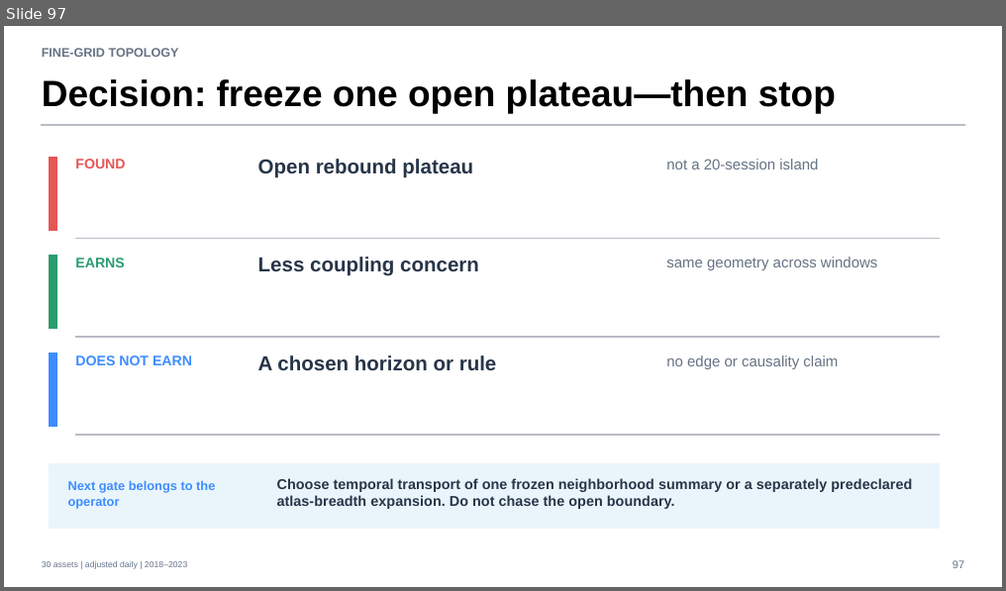
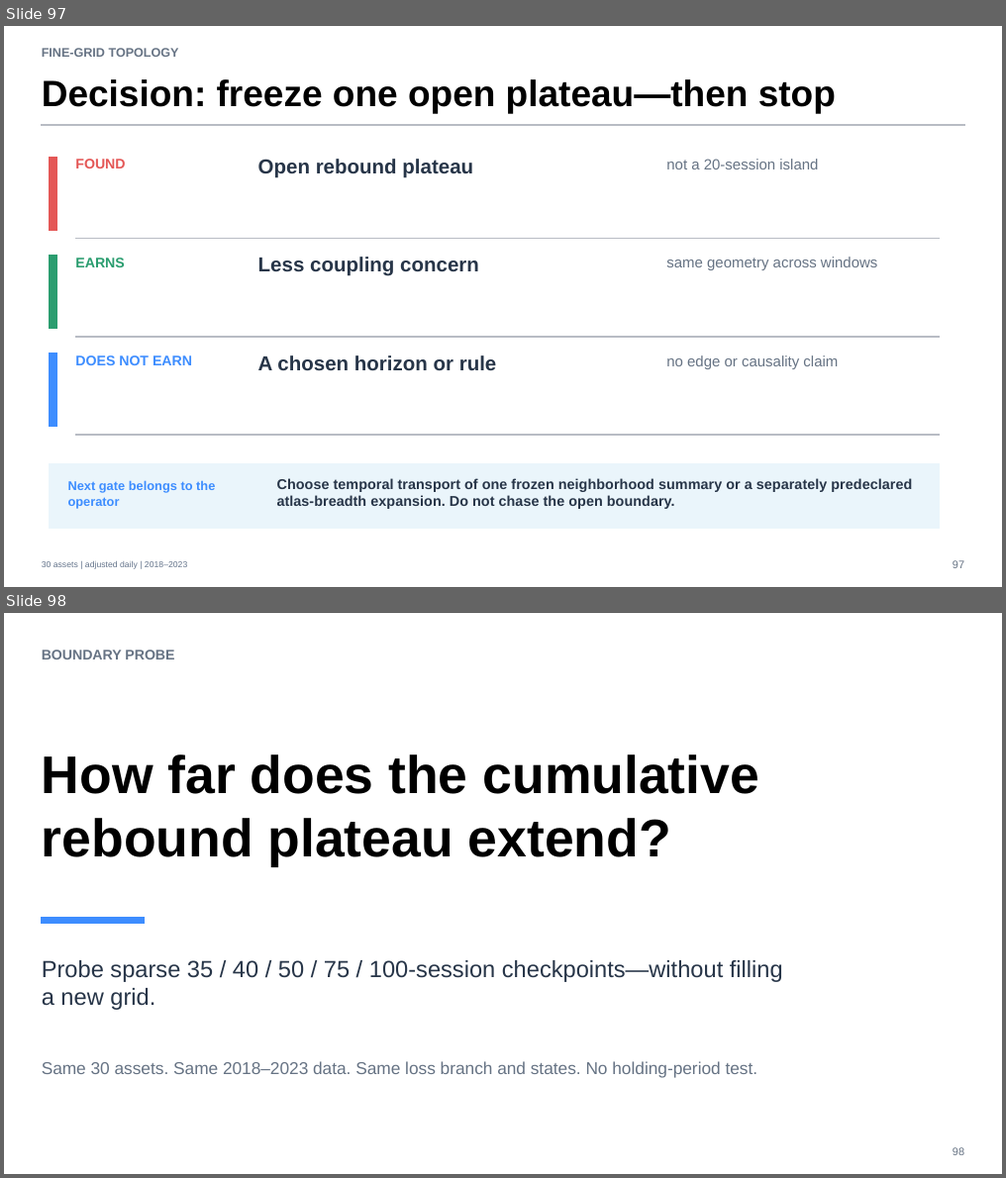
Before and after one commit to Francisc0Franc0/Time-Series-Modeling-Gen5, a slide deck: operator_hypothesis_lab/presentations/tsla_descriptive_microscope_evidence.pptx. Shown one above the other, each under a label of ours: slide 97 before the commit, slides 97 and 98 after it. The pictures are 1006x591 and 1006x1178 pixels, drawn with LibreOffice and Linux fonts; fonts in the diff are those of the drawing. Boxes give left, top, right and bottom in pixels: in the first picture for what was removed or moved away, otherwise in the second. Text is boxed around its words. In the diff, an @@ line names an element or a change of style, - is before the commit and + after.

Commit message:
Probe loss-rebound boundary through 100 sessions

```diff
--- a/operator_hypothesis_lab/presentations/tsla_descriptive_microscope_evidence.pptx
+++ b/operator_hypothesis_lab/presentations/tsla_descriptive_microscope_evidence.pptx
@@ slide 98 added at <box>4,613,1002,1174</box>, background #FFFFFF @@
@@ text added at <box>42,650,174,660</box>, 13.5 pt, text #667384, bold @@
+BOUNDARY PROBE
@@ text added at <box>42,755,760,866</box>, 51 pt, text #000000, bold @@
+How far does the cumulative rebound plateau extend?
@@ rectangle added at <box>42,917,145,923</box>, fill #3D8DFF, outline #3D8DFF 0 pt @@
@@ text added at <box>42,960,783,1010</box>, 22.5 pt, text #273548 @@
+Probe sparse 35 / 40 / 50 / 75 / 100-session checkpoints—without filling a new grid.
@@ text added at <box>42,1061,758,1078</box>, 16.5 pt, text #667384 @@
+Same 30 assets. Same 2018–2023 data. Same loss branch and states. No holding-period test.
@@ text added at <box>952,1148,964,1156</box>, 10.5 pt, text #667384 @@
+98
```
Also in this commit, not shown: 7 other slides added, 6 other files.
